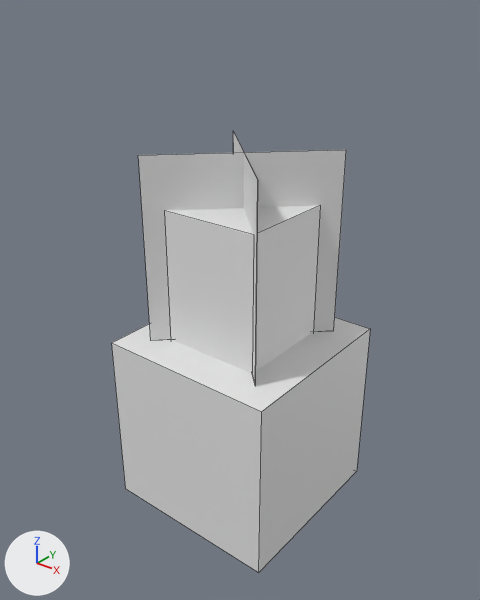
Before and after pictures for a commit that changed the Blender file models/vl_cosmetics.blend.
One viewpoint serves both versions: a camera (50 mm lens) standing at (7.88, -9.97, 11.02) and looking at (-0.15, 0.07, 4.79). Every picture has the same lights, and +X, +Y and +Z are marked at lower left. Mesh edges are drawn as thin lines. The same objects are shown in both versions, whatever each file hides. Materials are left out; every surface is plain grey.

The older version as bpy lines, for what is in view:
```python
me_cube_001 = bpy.data.meshes.new('Cube.001')
me_cube_001.from_pydata(...)  # a box spanning x -2.0..2.0, y -2.0..2.0, z 0.0..4.0
me_cube_001.materials.append(mat_skin)
me_cube_005 = bpy.data.meshes.new('Cube.005')
me_cube_005.from_pydata(...)  # a box spanning x -1.11..1.09, y -1.1..1.1, z -0.06..6.9
me_cube_005.materials.append(mat_skin)
me_cube_007 = bpy.data.meshes.new('Cube.007')
me_cube_007.from_pydata(...)  # 16 vertices, 4 faces; spans x -1.42..1.42, y -1.42..1.42, z 4.0..8.0
me_cube_007.materials.append(mat_skin)
ob_head = bpy.data.objects.new('Head', me_cube_001)
ob_head.location = (0.0, 0.0, 0.0)
ob_leg_left = bpy.data.objects.new('Leg_Left', me_cube_005)
ob_leg_left.location = (0.0, 0.0, 0.0)
ob_plant_on_head = bpy.data.objects.new('plant_on_head', me_cube_007)
ob_plant_on_head.location = (0.0, 0.0, 0.0)
```
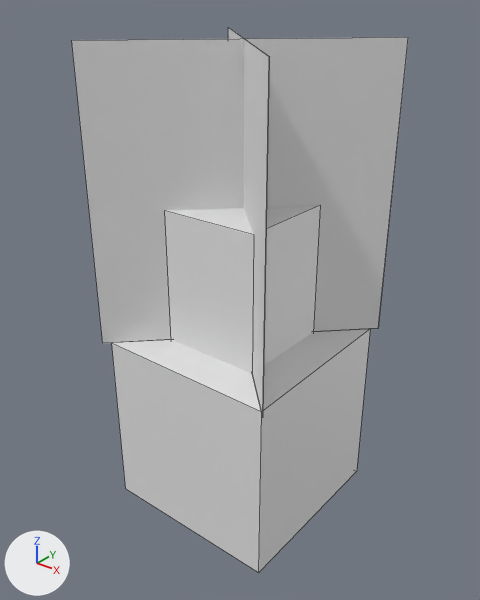
Patch to the scene script:
```diff
--- a/models/vl_cosmetics.blend.py
+++ b/models/vl_cosmetics.blend.py
@@ me_cube_007 @@
 me_cube_007.from_pydata(...)  # 16 vertices, 4 faces; spans x -1.42..1.42, y -1.42..1.42, z 4.0..8.0
 # used by ob_plant_on_head; location = (0.0, 0.0, 0.0)
+# me_cube_007 part 1: the whole mesh is scaled about its middle by 1.51
@@ ob_plant_on_head @@
 ob_plant_on_head = bpy.data.objects.new('plant_on_head', me_cube_007)
-ob_plant_on_head.location = (0.0, 0.0, 0.0)
+ob_plant_on_head.location = (0.0, 0.0, 1.02)
```

Changed parts and their boxes [x1, y1, x2, y2] in the pictures (480 x 600 px):
'plant_on_head', mesh rescaled, moved (61% wider, 52% taller)
    before: [138, 131, 346, 386]
    after: [72, 27, 408, 416]
